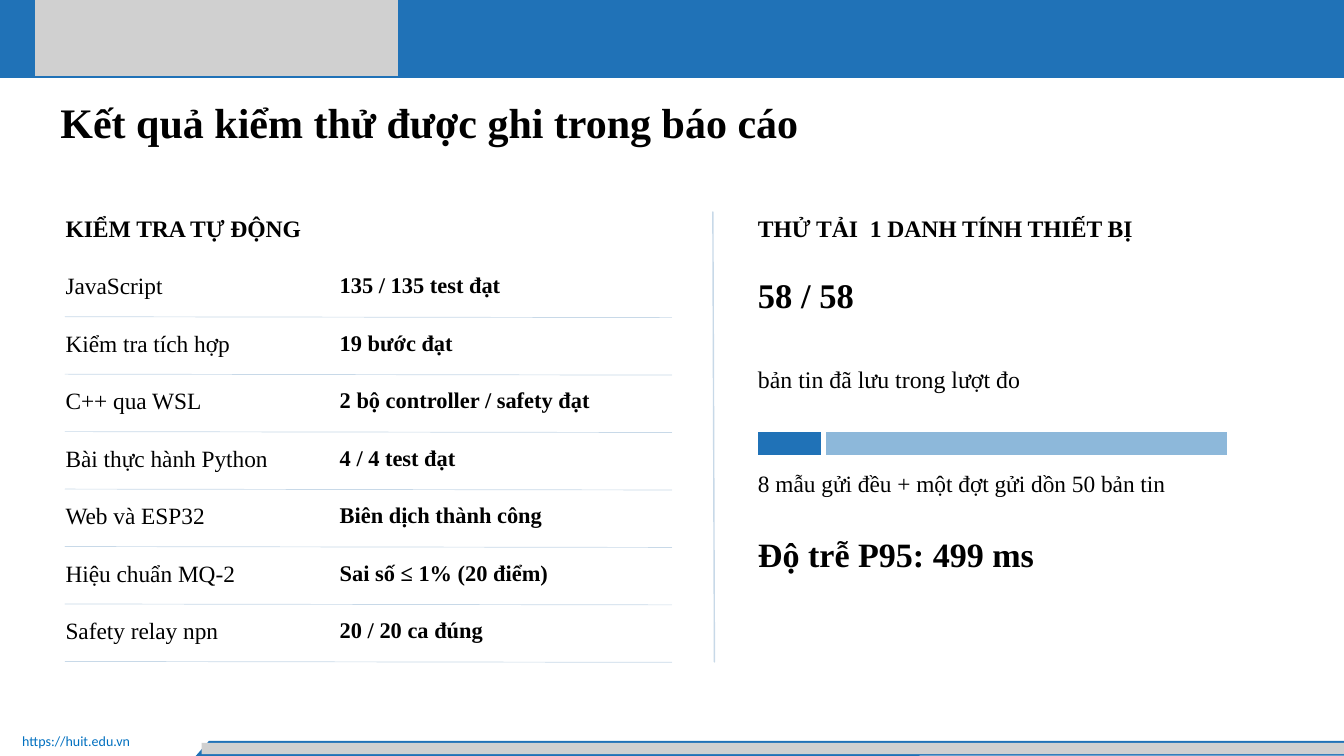
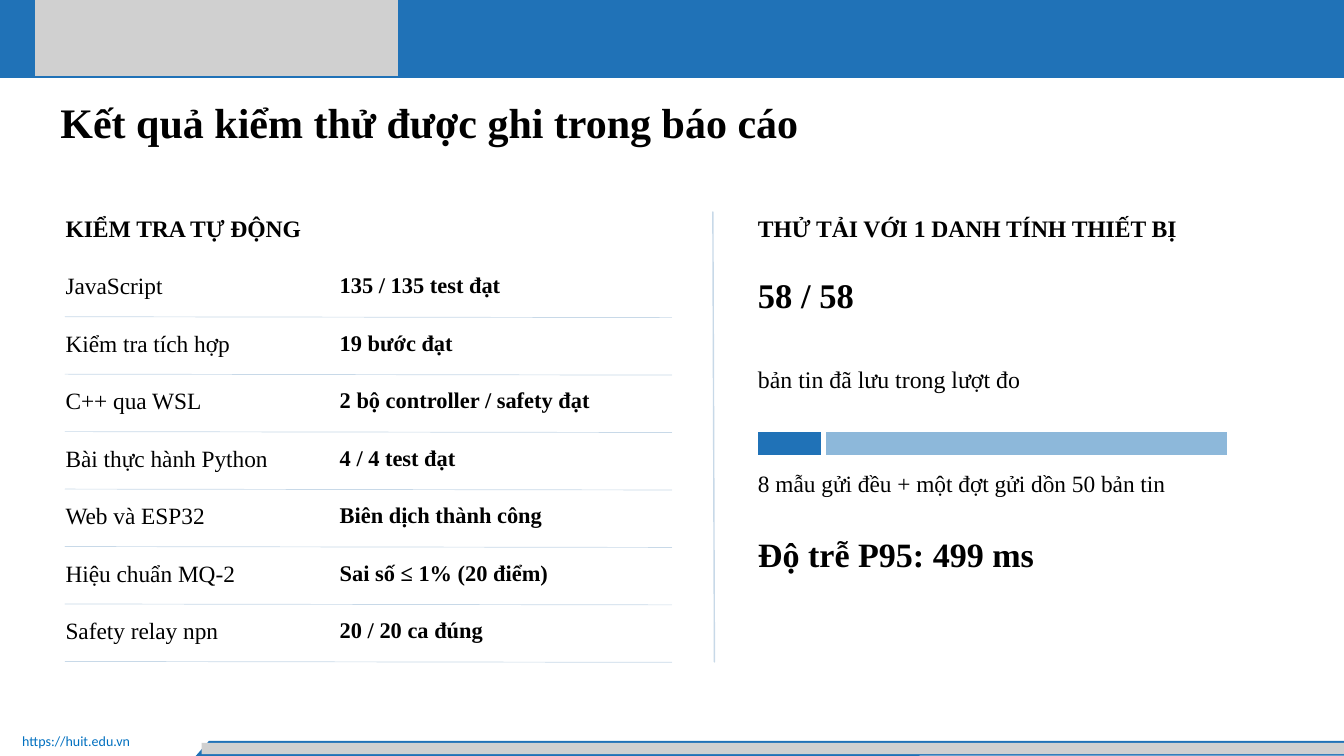
Before and after one commit to Huuloc123456/khoguard-iot, a slide deck: slide 11 of docs/slides/BaoCaoPowerPoint.pptx. Drawn at 1344x756 pixels with LibreOffice and Linux fonts; fonts in the diff are those of the drawing; grey boxes stand for pictures. Boxes give left, top, right and bottom in pixels: in the first picture for what was removed or moved away, otherwise in the second. Text is boxed around its words. In the diff, an @@ line names an element or a change of style, - is before the commit and + after.

```diff
--- a/docs/slides/BaoCaoPowerPoint.pptx
+++ b/docs/slides/BaoCaoPowerPoint.pptx
@@ text at (758, 219, 1177, 242): text changed @@
-THỬ TẢI 1 DANH TÍNH THIẾT BỊ
+THỬ TẢI VỚI 1 DANH TÍNH THIẾT BỊ
```
Also in this commit, not shown: 3 other slides changed.
